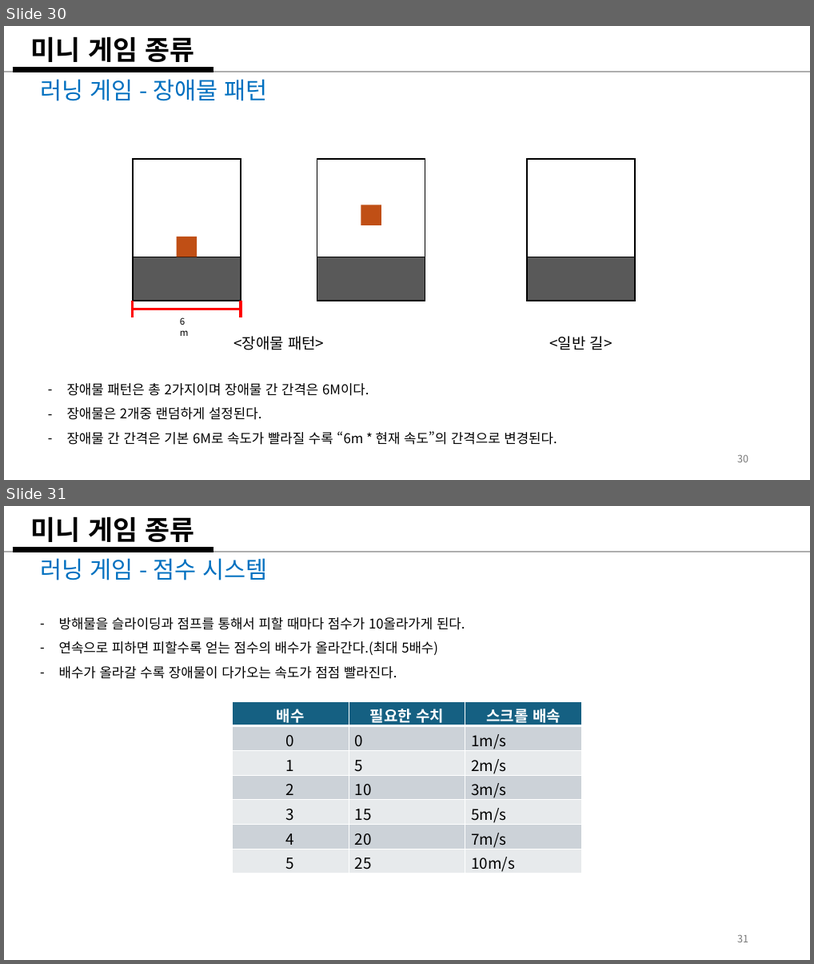
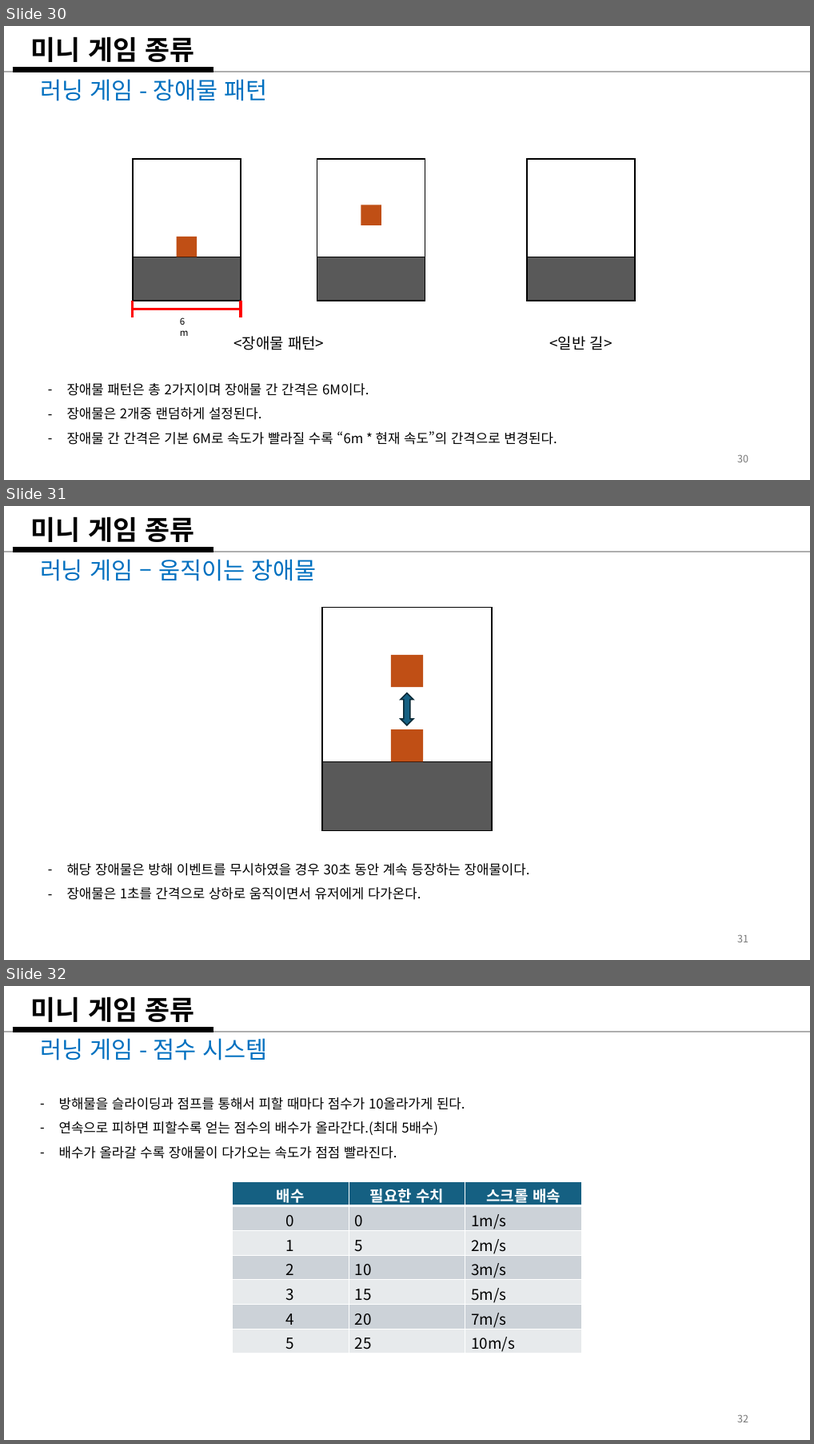
Before and after one commit to weariness00/Mandle_10Minute_Game, a slide deck: document/Please Leave me alone!.pptx. Shown one above the other, each under a label of ours: slides 30 and 31 before the commit, slides 30, 31 and 32 after it. The pictures are 814x964 and 814x1444 pixels, drawn with LibreOffice and Linux fonts; fonts in the diff are those of the drawing. Boxes give left, top, right and bottom in pixels: in the first picture for what was removed or moved away, otherwise in the second. Text is boxed around its words. In the diff, an @@ line names an element or a change of style, - is before the commit and + after.

```diff
--- a/document/Please Leave me alone!.pptx
+++ b/document/Please Leave me alone!.pptx
@@ slide 31 added at (x1=4, y1=506, x2=810, y2=960), background #FFFFFF @@
@@ title added at (x1=31, y1=516, x2=194, y2=548), 32 pt, text #000000, bold @@
+미니 게임 종류
@@ line added from (4, 552) to (810, 552), #AEAEAE 1.5 pt @@
@@ line added from (13, 549) to (214, 549), #000000 6 pt @@
@@ text added at (x1=40, y1=559, x2=317, y2=581), 28 pt, text #0070C0 @@
+러닝 게임 – 움직이는 장애물
@@ group added at (x1=322, y1=607, x2=492, y2=830): 4 rectangles, 1 up down arrow @@
@@ text added at (x1=67, y1=863, x2=530, y2=900), 16 pt, text #000000 @@
+– 해당 장애물은 방해 이벤트를 무시하였을 경우 30초 동안 계속 등장하는 장애물이다.
+– 장애물은 1초를 간격으로 상하로 움직이면서 유저에게 다가온다.
@@ page number added at (x1=738, y1=934, x2=749, y2=942), 12 pt, text #797979 @@
+31
@@ what was slide 31 is now slide 32 @@
@@ page number at (x1=738, y1=1414, x2=749, y2=1422): text changed @@
-31
+32
```
Also in this commit, not shown: 3 other files.
